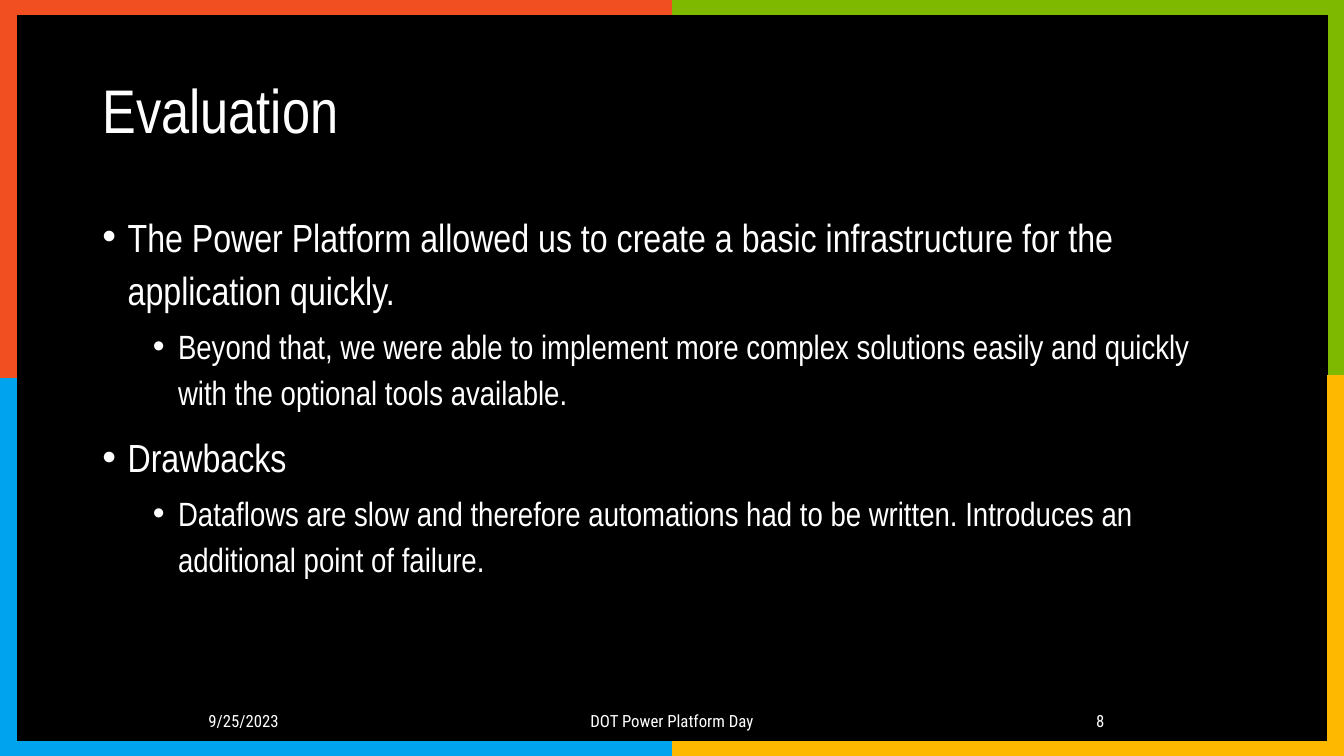
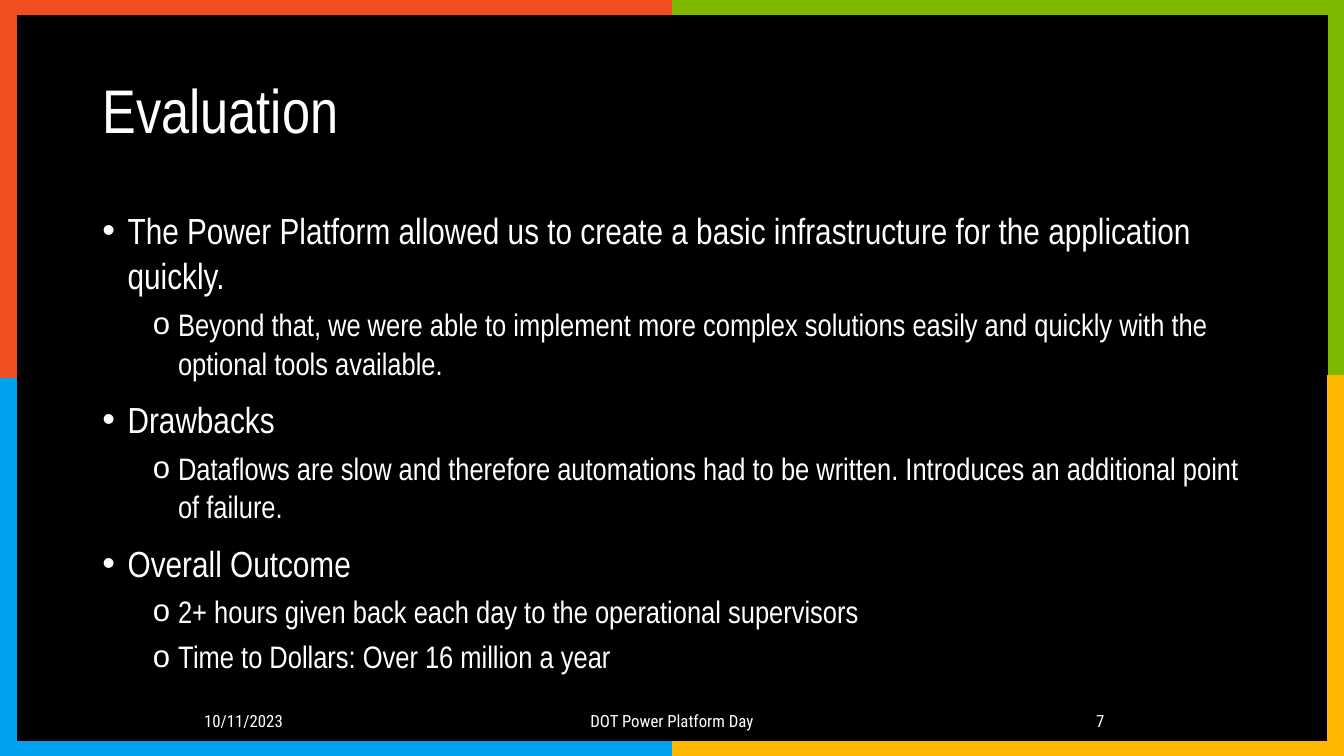
Before and after one commit to blakeZTL/DOT-PowerPlatformDay, a slide deck: slide 7 of Eagle Eye Presentation.pptx (slide 8 before the commit). Drawn at 1344x756 pixels with LibreOffice and Linux fonts; fonts in the diff are those of the drawing; background and template pictures are left out. Boxes give left, top, right and bottom in pixels: in the first picture for what was removed or moved away, otherwise in the second. Text is boxed around its words. In the diff, an @@ line names an element or a change of style, - is before the commit and + after.

```diff
--- a/Eagle Eye Presentation.pptx
+++ b/Eagle Eye Presentation.pptx
@@ text at bbox=[128, 217, 1238, 519]: size 28 to 25.9 pt in "The Power Platform allowed us to create ...", "Drawbacks"; size 24 to 22.2 pt in "Beyond that, we were able to implement ...", "Dataflows are slow and therefore automations had ..."; line spacing 1.14 to 1.04; bullet • to o @@
@@ text at bbox=[128, 550, 858, 674]: paragraphs added @@
+• Overall Outcome
+  o 2+ hours given back each day to the operational supervisors
+  o Time to Dollars: Over 16 million a year
@@ text at bbox=[204, 715, 283, 728]: text changed @@
-9/25/2023
+10/11/2023
@@ page number at bbox=[1096, 715, 1104, 727]: text changed @@
-8
+7
```
Also in this commit, not shown: 8 other slides changed, 1 slide removed.
